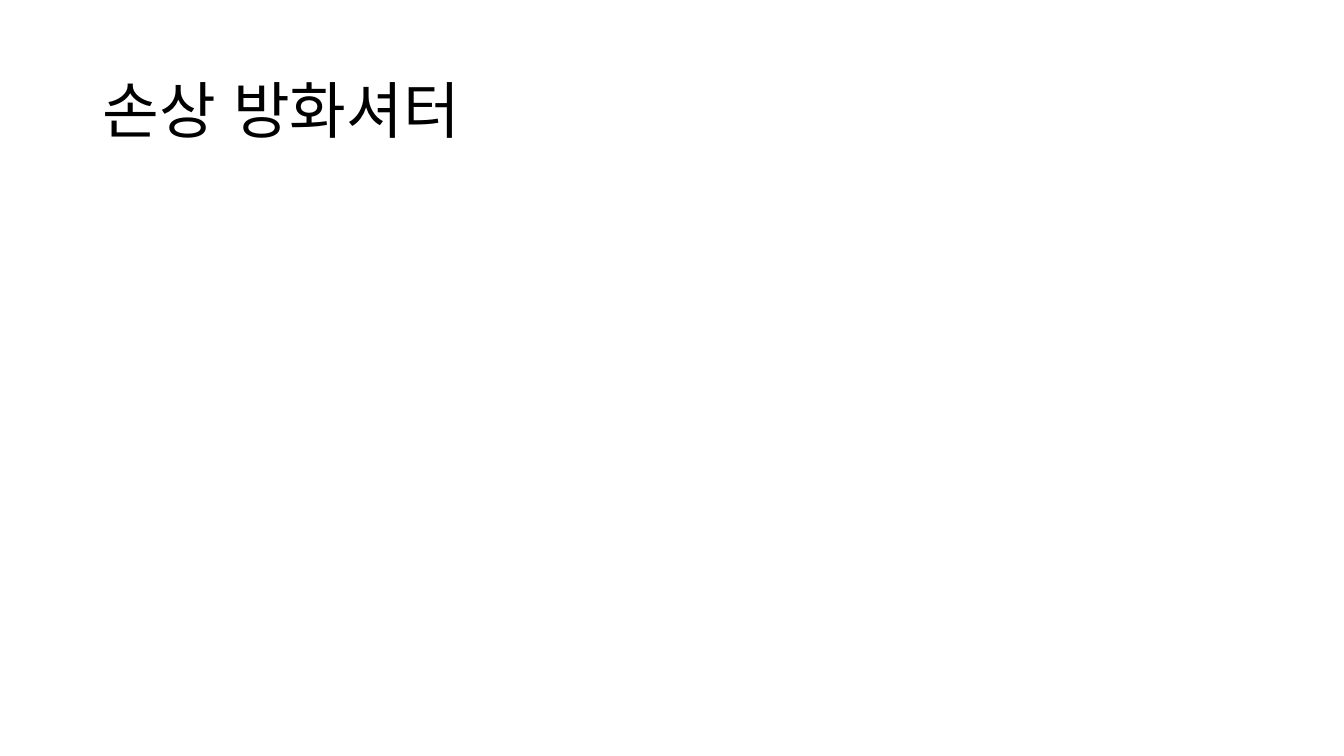
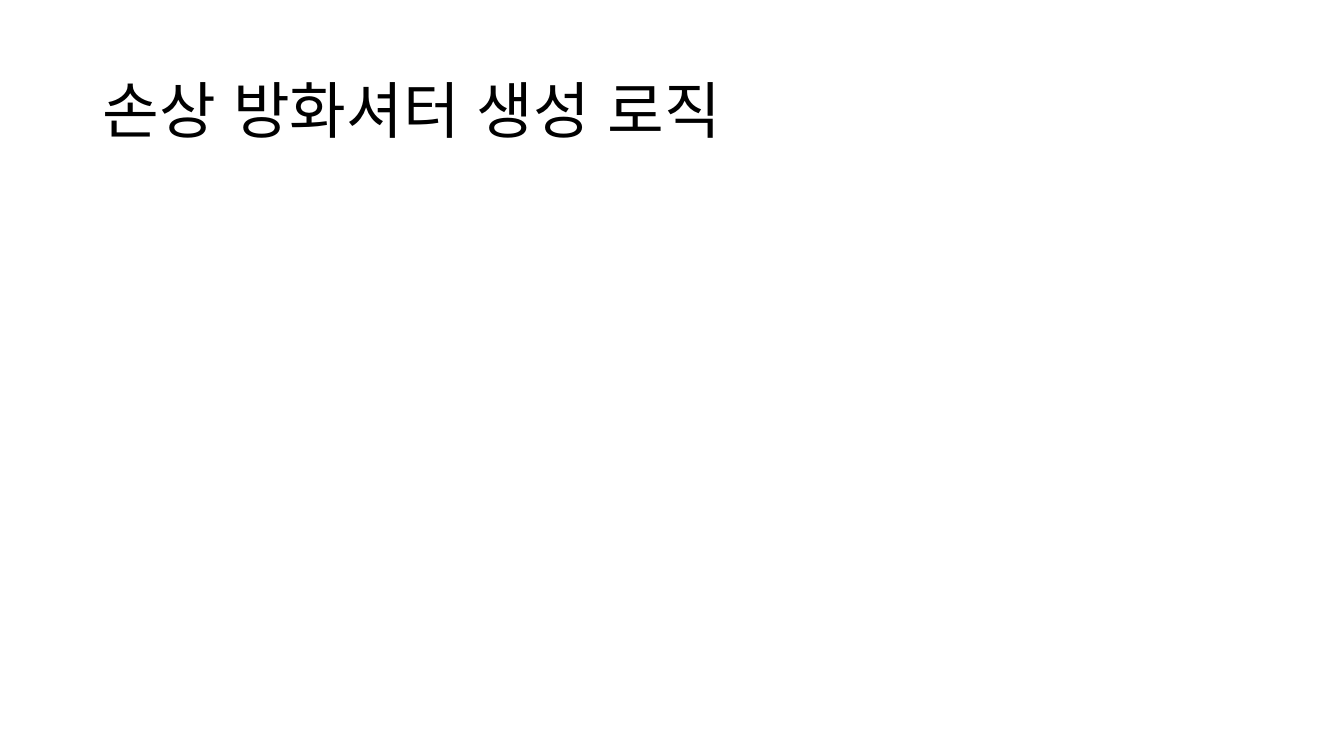
Before and after one commit to maru3172/ProjectDSFD, a slide deck: slide 8 of Work/2022184042_HSW/Document/백화점화재사건 방화셔터 기획서.pptx. Drawn at 1344x756 pixels with LibreOffice and Linux fonts; fonts in the diff are those of the drawing. Boxes give left, top, right and bottom in pixels: in the first picture for what was removed or moved away, otherwise in the second. Text is boxed around its words. In the diff, an @@ line names an element or a change of style, - is before the commit and + after.

```diff
--- a/Work/2022184042_HSW/Document/백화점화재사건 방화셔터 기획서.pptx
+++ b/Work/2022184042_HSW/Document/백화점화재사건 방화셔터 기획서.pptx
@@ title at <box>102,82,721,138</box>: text changed @@
-손상 방화셔터
+손상 방화셔터 생성 로직
```
Also in this commit, not shown: 2 other files.
